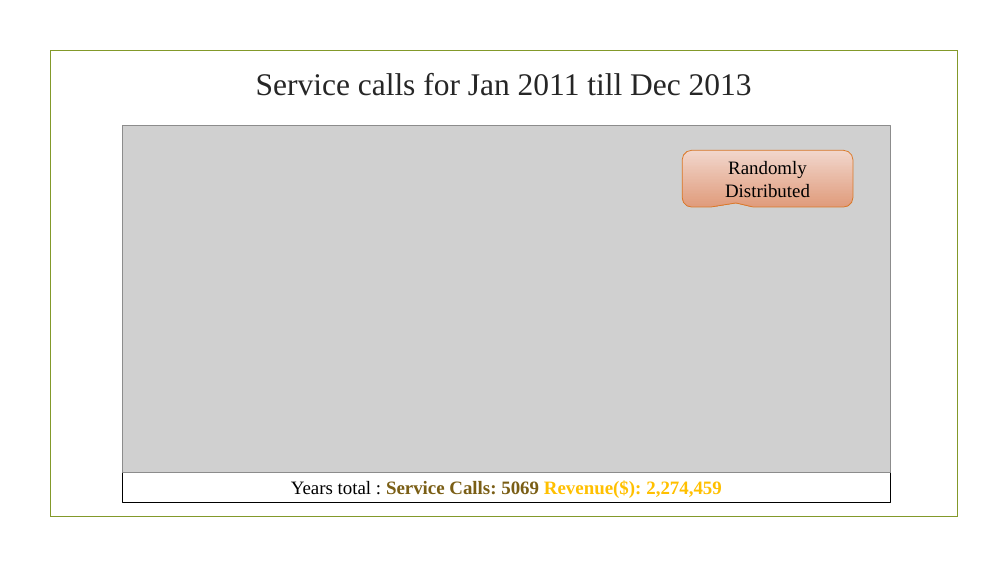
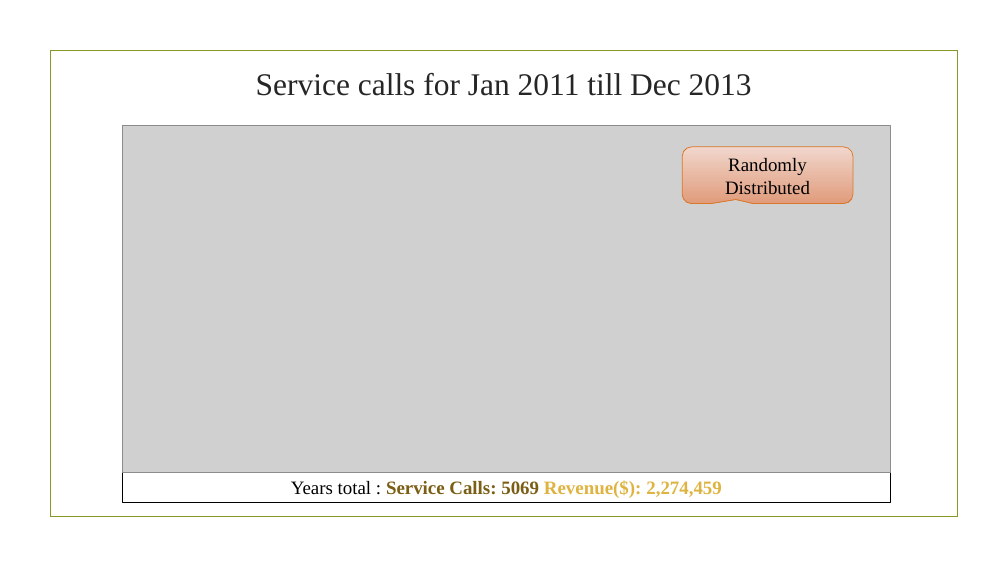
Before and after one commit to bhavsar-dushyant/Target-Marketing-and-Demand-forecasting-Live-data-, a slide deck: slide 9 of Plumbing Business Analysis.pptx. Drawn at 1008x567 pixels with LibreOffice and Linux fonts; fonts in the diff are those of the drawing; grey boxes stand for pictures; background and template pictures are left out. Boxes give left, top, right and bottom in pixels: in the first picture for what was removed or moved away, otherwise in the second. Text is boxed around its words. In the diff, an @@ line names an element or a change of style, - is before the commit and + after.

```diff
--- a/Plumbing Business Analysis.pptx
+++ b/Plumbing Business Analysis.pptx
@@ rounded speech box "Randomly Distributed": place and size @@
-rounded speech box "Randomly Distributed" at <box>682,150,853,207</box>
+rounded speech box "Randomly Distributed" at <box>682,147,853,203</box>
@@ rectangle "Years total : Service Calls: ..." at <box>123,473,891,503</box>: text colour #FFC000 to #DEB340 in "Revenue($): 2,274,459" @@
```
Also in this commit, not shown: 3 other slides changed, 4 slides added, 2 slides removed.
